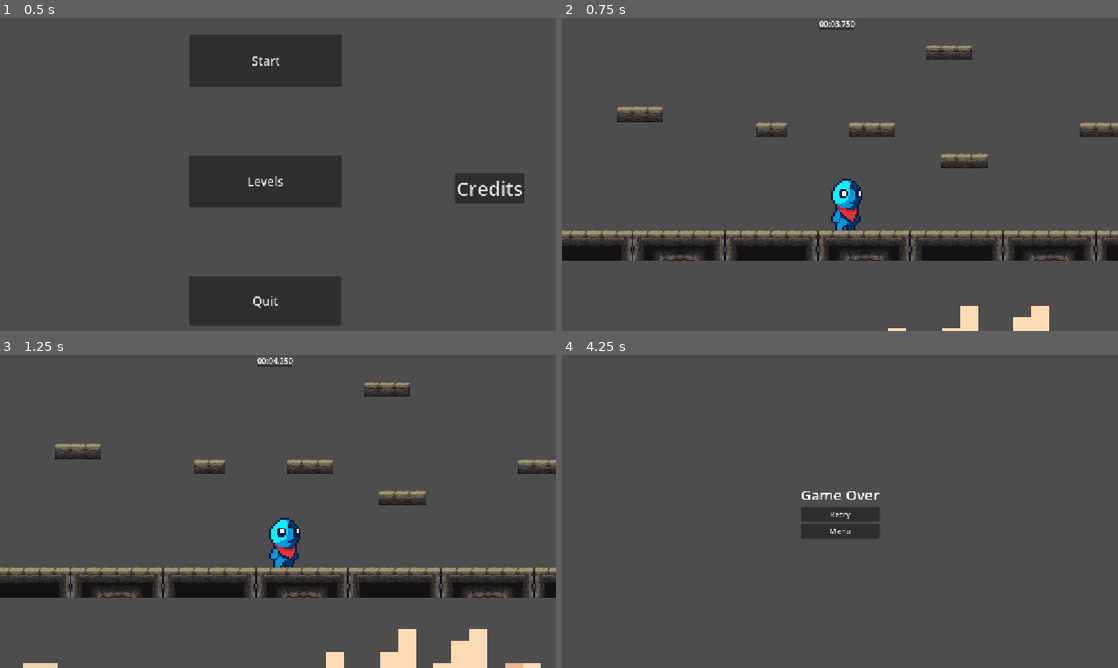
Above: before the commit, frames 1-4 (two rows, left to right).
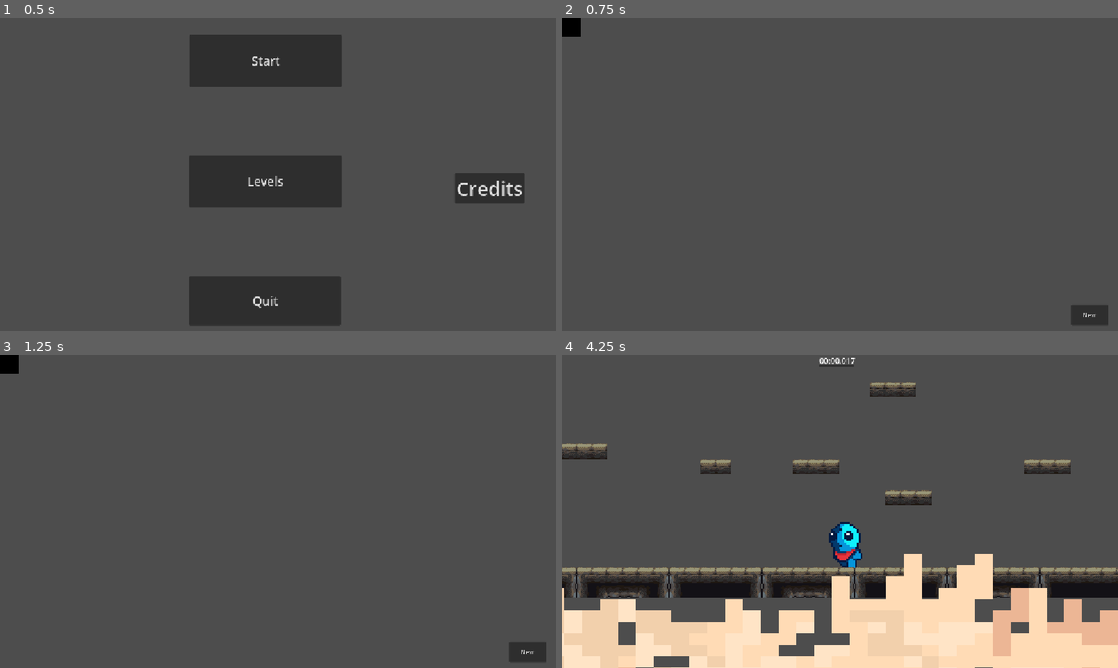
Above: after the commit, the same moments.

Repository: Yuco135/hc-jame-gam-game
Game: Godot game, scene res://Main Menu/Scenes/main_menu.tscn
Same seed, same stepped clock (60 frames per second), same inputs: the game is played once before the commit and once after it. Video files are missing from this copy of the repository; at most half a second of black plays in their place.
Inputs (mouse positions are in pixels of both pictures, inside the frame that each line leads up to):
- Up to frame 1 (0.5 s): no input
- Up to frame 2 (0.75 s): click "Start" at 0.5 s
- Up to frame 3 (1.25 s): no input
- Up to frame 4 (4.25 s): click (1090, 652) at 1.25 s, where only the run after the commit has a clickable "Next"; tap Enter (ui_accept) at 2, 2.27, 3.02 s; hold D (Right) 2.03-3.53 s; tap Q (Dash) at 2.1, 2.85, 3.6 s; hold A (Left) from 3.53 s (still down)

Frame 1 is identical in both runs. In frame 2, 12% of the frame differs, in the area x 0-100%, y 0-100%; in frame 3, 13%; in frame 4, 30%.

Commit message:
added cutscene
finished cutscene 1 and start win screens

Diff:
--- /dev/null
+++ b/Art/Cutscenes/cutscene_1.gd
@@ -0,0 +1,6 @@
+extends Node2D
+
+
+
+func _on_button_pressed() -> void:
+	get_tree().change_scene_to_file("res://Levels/Scenes/level_1.tscn")
--- /dev/null
+++ b/Art/Cutscenes/cutscene_1.tscn
@@ -0,0 +1,28 @@
+[gd_scene format=3 uid="uid://bj61kjelwed8m"]
+
+[ext_resource type="Script" uid="uid://xpefkojjqqyh" path="res://Art/Cutscenes/cutscene_1.gd" id="1_od7yn"]
+[ext_resource type="VideoStream" uid="uid://c47lxyq2svdus" path="res://Art/Cutscenes/cutscene1.ogv" id="1_ytnbi"]
+
+[node name="cutscene_1" type="Node2D" unique_id=2039922232]
+script = ExtResource("1_od7yn")
+
+[node name="VideoStreamPlayer" type="VideoStreamPlayer" parent="." unique_id=1264971079]
+offset_top = 4.0
+offset_right = 1920.0
+offset_bottom = 1084.0
+stream = ExtResource("1_ytnbi")
+autoplay = true
+
+[node name="Camera2D" type="Camera2D" parent="." unique_id=91307556]
+position = Vector2(960, 544)
+zoom = Vector2(0.6, 0.6)
+
+[node name="Button" type="Button" parent="." unique_id=1318351666]
+offset_left = 1759.0
+offset_top = 993.0
+offset_right = 1886.0
+offset_bottom = 1065.0
+theme_override_font_sizes/font_size = 20
+text = "Next"
+
+[connection signal="pressed" from="Button" to="." method="_on_button_pressed"]
--- a/Levels/script/level_1.gd
+++ b/Levels/script/level_1.gd
@@ -12,4 +12,7 @@
 	$CanvasLayer/TimeLabel.text = GlobalTimer.get_current_game_time_string()
 	if Input.is_action_just_pressed("restart"):
 		get_tree().reload_current_scene()
-		GlobalTimer.time = 0
+
+
+func _ready() -> void:
+	GlobalTimer.start_game_timing()
--- a/Levels/script/win_screen_lv_2.gd
+++ b/Levels/script/win_screen_lv_2.gd
@@ -3,10 +3,8 @@
 func _on_retry_pressed() -> void:
 	get_tree().change_scene_to_file("res://Levels/Scenes/level_1.tscn")
 
-
 func _on_menu_pressed() -> void:
-	get_tree().change_scene_to_file("res://Main Menu/Scenes/main_menu.tscn")
-
+	get_tree().change_scene_to_file("res://Levels/Scenes/level_1.tscn")
 
 
 func _process(delta: float) -> void:
--- a/Main Menu/Scripts/main_menu.gd
+++ b/Main Menu/Scripts/main_menu.gd
@@ -1,7 +1,7 @@
 extends Node2D
 
 func _on_start_pressed():
-	get_tree().change_scene_to_file("res://Levels/Scenes/level_1.tscn")
+	get_tree().change_scene_to_file("res://Art/Cutscenes/cutscene_1.tscn")
 
 func _on_levels_pressed() -> void:
 	get_tree().change_scene_to_file("res://Main Menu/Scenes/level_selector.tscn")
--- a/Main Stuff/Scenes/win_screen.tscn
+++ b/Main Stuff/Scenes/win_screen.tscn
@@ -2,7 +2,7 @@
 
 [ext_resource type="Script" uid="uid://d1iwnp0uhaksk" path="res://Levels/script/win_screen_lv_2.gd" id="1_fb8ho"]
 
-[node name="lose_screen_lv2" type="Control" unique_id=1522517263]
+[node name="win_screen" type="Control" unique_id=1522517263]
 layout_mode = 3
 anchors_preset = 15
 anchor_right = 1.0
@@ -12,6 +12,13 @@
 script = ExtResource("1_fb8ho")
 
 [node name="CanvasLayer" type="CanvasLayer" parent="." unique_id=1548979646]
+
+[node name="Time" type="Label" parent="CanvasLayer" unique_id=1143996751]
+offset_left = 543.0
+offset_top = 128.0
+offset_right = 607.0
+offset_bottom = 151.0
+text = "0:00.000"
 
 [node name="you win" type="Label" parent="CanvasLayer" unique_id=873387172]
 anchors_preset = 5
@@ -39,15 +46,11 @@
 text = "Again
 "
 
-[node name="menu" type="Button" parent="CanvasLayer" unique_id=404750320]
-anchors_preset = 5
-anchor_left = 0.5
-anchor_right = 0.5
-offset_left = -115.5
-offset_top = 293.0
-offset_right = 115.5
-offset_bottom = 324.0
-grow_horizontal = 2
+[node name="Menu" type="Button" parent="CanvasLayer" unique_id=1974798783]
+offset_left = 560.0
+offset_top = 283.0
+offset_right = 613.0
+offset_bottom = 314.0
 text = "Menu
 "
 
@@ -67,19 +70,12 @@
 anchor_top = 0.5
 anchor_right = 0.5
 anchor_bottom = 0.5
-offset_left = -81.5
-offset_top = -38.5
-offset_right = 81.5
-offset_bottom = 38.5
+offset_left = -78.0
+offset_top = -47.0
+offset_right = 85.0
+offset_bottom = 30.0
 grow_horizontal = 2
 grow_vertical = 2
 
-[node name="Time" type="Label" parent="CanvasLayer" unique_id=1143996751]
-offset_left = 543.0
-offset_top = 128.0
-offset_right = 607.0
-offset_bottom = 151.0
-text = "0:00.000"
-
 [connection signal="pressed" from="CanvasLayer/Retry" to="." method="_on_retry_pressed"]
-[connection signal="pressed" from="CanvasLayer/menu" to="." method="_on_menu_pressed"]
+[connection signal="pressed" from="CanvasLayer/Menu" to="." method="_on_menu_pressed"]
--- a/Main Stuff/Script/global_timer.gd
+++ b/Main Stuff/Script/global_timer.gd
@@ -14,6 +14,7 @@
 	var current_timestamp := Time.get_ticks_msec()
 	var duration = current_timestamp - game_started_at
 	var timestring = "%02d:%02d.%03d"%[(duration / 60000), (duration / 1000) % 60, duration % 1000]
+	start_game_timing()
 	return timestring
 
 
Not shown, added: Art/Cutscenes/cutscene1.ogv.uid
Not shown, added: Art/Cutscenes/cutscene_1.gd.uid
Not shown, added: Art/Cutscenes/cutscene1.ogv
